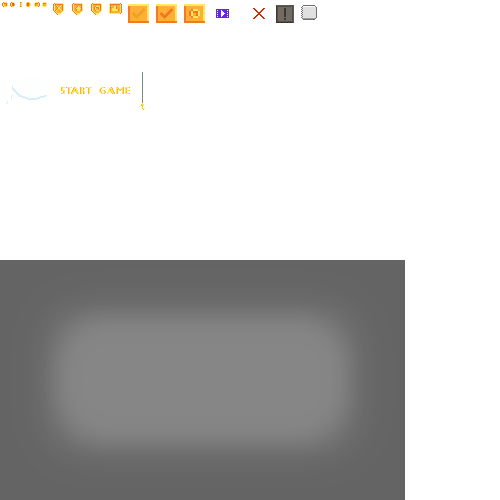
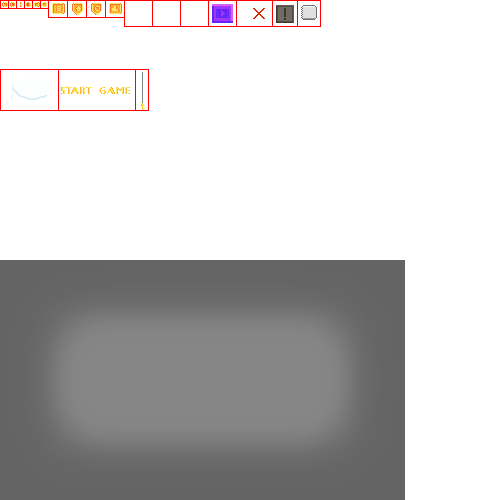
Two versions of the same layered image (500px x 500px). Layer-by-layer changes:
removed group "Кнопка покупки" (2 layers) from group "Меню персонажей" over [184, 4, 205, 23]
removed layer "Монета" (1st of 3, in "Меню персонажей" › "Кнопка покупки") from group "Кнопка покупки" over [189, 9, 200, 18]
removed layer "Кнопка" (1st of 5, in "Меню персонажей" › "Кнопка покупки") from group "Кнопка покупки" over [184, 4, 205, 23]
showed "Кнопка" (2nd of 2, in "Меню персонажей" › "Кнопка рекламы") over [212, 4, 233, 23]
removed group "Кнопка выбора активная" (2 layers) from group "Меню персонажей" over [156, 4, 177, 23]
removed layer "Галочка активна" from group "Кнопка выбора активная" over [160, 8, 173, 19]
removed layer "Кнопка" (4th of 5, in "Меню персонажей" › "Кнопка выбора активная") from group "Кнопка выбора активная" over [156, 4, 177, 23]
removed group "Кнопка выбора неактивная" (2 layers) from group "Меню персонажей" over [128, 4, 149, 23]
removed layer "Галочка неактивна" from group "Кнопка выбора неактивная" over [132, 8, 145, 19]
removed layer "Кнопка" (5th of 5, in "Меню персонажей" › "Кнопка выбора неактивная") from group "Кнопка выбора неактивная" over [128, 4, 149, 23]
removed group "Кнопка закрыть" (2 layers) from group "Кнопки" over [53, 3, 64, 15]
removed layer "Крестик" from group "Кнопка закрыть" over [55, 5, 62, 11]
added group "Кнопка меню" with 2 layers in group "Кнопки" over [52, 3, 65, 14]
added layer "Слой 1" in group "Кнопка меню" over [55, 6, 62, 11]
moved "Рамка" (3rd of 5, in "Игровое меню" › "Кнопки" › "Кнопка меню") into group "Кнопка меню", painted on it over [52, 3, 65, 15]
showed group "Рамки" (2 layers) over [0, 0, 321, 111]
